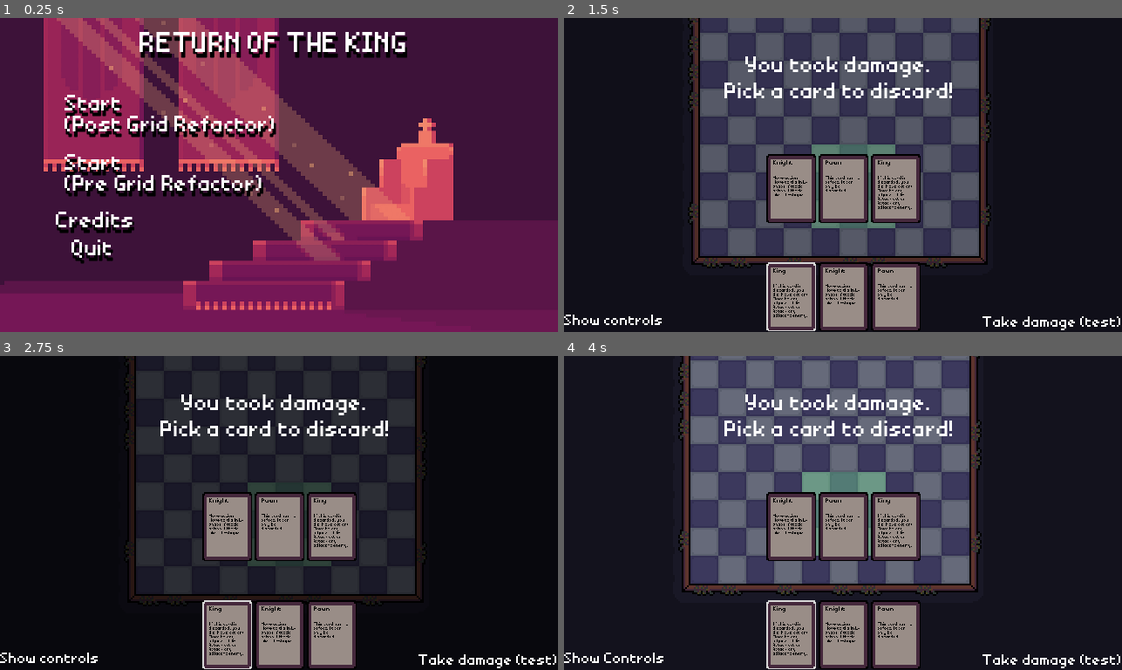
Above: before the commit, frames 1-4 (two rows, left to right).
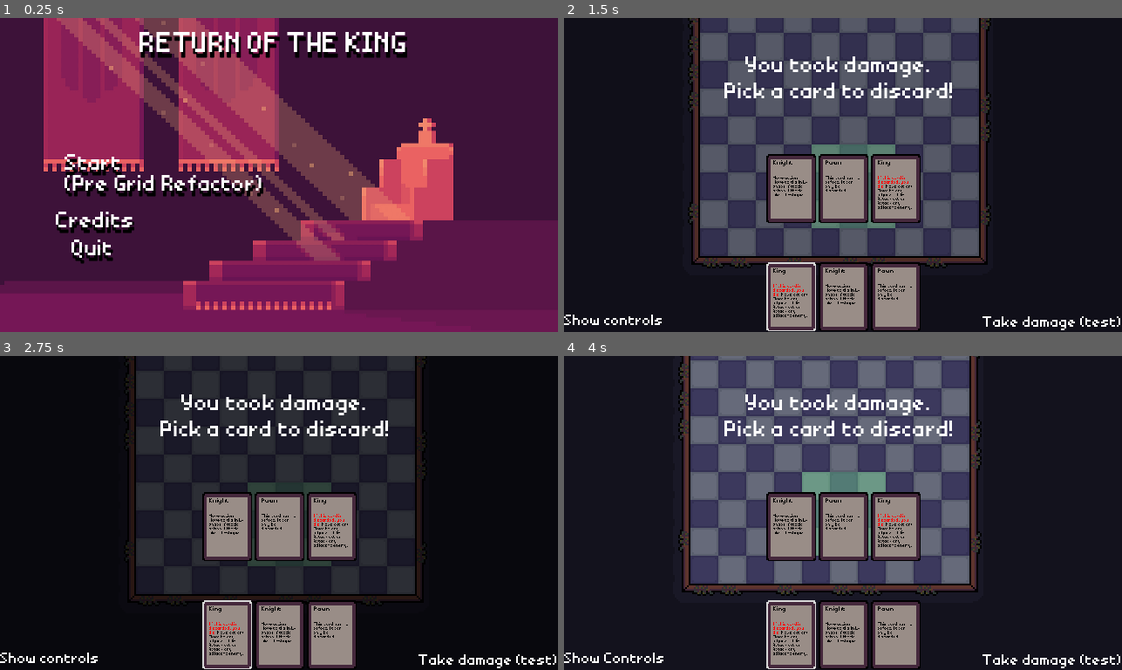
Above: after the commit, the same moments.

Repository: bonsaipropaganda/pass-the-game-jam-2024
Game: Godot game, scene res://ui/menues/main_menu.tscn
Same seed, same stepped clock (60 frames per second), same inputs: the game is played once before the commit and once after it.
Inputs (mouse positions are in pixels of both pictures, inside the frame that each line leads up to):
- Up to frame 1 (0.25 s): no input
- Up to frame 2 (1.5 s): click "Start (Pre Grid Refactor)" at 0.5 s; click "Take damage (test)" at 1.25 s
- Up to frame 3 (2.75 s): tap Enter at 2 s; move the mouse to (401, 497) at 2.02 s; tap 1 at 2.1 s; click (401, 497) at 2.17 s
- Up to frame 4 (4 s): click "Show controls" at 2.75 s; click "Hide Controls" at 3.5 s

The runs differ from the first frame. In frame 1, 1.9% of the frame differs, in the area x 11-50%, y 24-39%; in frame 2, less than 0.1%; in frame 3, less than 0.1%; in frame 4, less than 0.1%.

Commit message:
fix refractored map, enable BBCOde

Diff:
--- a/entities/enemies/base_enemy.gd
+++ b/entities/enemies/base_enemy.gd
@@ -1,9 +1,6 @@
-class_name BaseEnemy extends Node2D
+class_name BaseEnemy extends Entity
 
 var hp
-
-var type:E.EntityType
-var specific_type:E.EntitySpecificType
 
 func _ready():
 	SignalBus.enemy_spawned.emit(self)
@@ -14,6 +11,9 @@
 	if hp < 0:
 		SignalBus.enemy_died.emit(self)
 		queue_free()
+
+func construct(coord :Vector2i):
+	pass
 
 # selects to which file move or if attack
 # every enemy overrides this function
--- a/items/cards/card.tscn
+++ b/items/cards/card.tscn
@@ -19,6 +19,7 @@
 mouse_filter = 2
 theme_override_colors/default_color = Color(0, 0, 0, 1)
 theme_override_font_sizes/normal_font_size = 12
+bbcode_enabled = true
 text = "Name"
 
 [node name="DescriptionLabel" type="RichTextLabel" parent="."]
@@ -29,6 +30,7 @@
 mouse_filter = 2
 theme_override_colors/default_color = Color(0, 0, 0, 1)
 theme_override_font_sizes/normal_font_size = 8
+bbcode_enabled = true
 text = "Description"
 
 [node name="ColorRect" type="ColorRect" parent="."]
--- a/items/cards/types/card_king_basic.gd
+++ b/items/cards/types/card_king_basic.gd
@@ -2,7 +2,7 @@
 
 func _init() -> void:
 	card_name = "King"
-	description = "If this card is discarded, you die! Move action: " +\
+	description = "[color=red]If this card is discarded, you die![/color] Move action: " +\
 		"Move to any adjacent tile. Attack action: Attack any adjacent enemy."
 
 func get_valid_coords(player_pos:Vector2i) -> Array[Vector2i]:
--- a/places/test map/test_map.tscn
+++ b/places/test map/test_map.tscn
@@ -6,9 +6,9 @@
 
 [sub_resource type="Resource" id="Resource_21nu2"]
 script = ExtResource("2_grk0m")
-goblin_weight = 100.0
-slime_weight = 100.0
-bat_weight = 100.0
+goblin_weight = null
+slime_weight = null
+bat_weight = null
 
 [node name="Map" instance=ExtResource("1_wfoqq")]
 _min_enemy_count = 5
--- a/ui/menues/main_menu.tscn
+++ b/ui/menues/main_menu.tscn
@@ -104,6 +104,7 @@
 metadata/_edit_lock_ = true
 
 [node name="Start2Button" type="TextureButton" parent="UI/Main Menu/Buttons"]
+visible = false
 layout_mode = 1
 anchors_preset = -1
 anchor_top = -0.0222222
